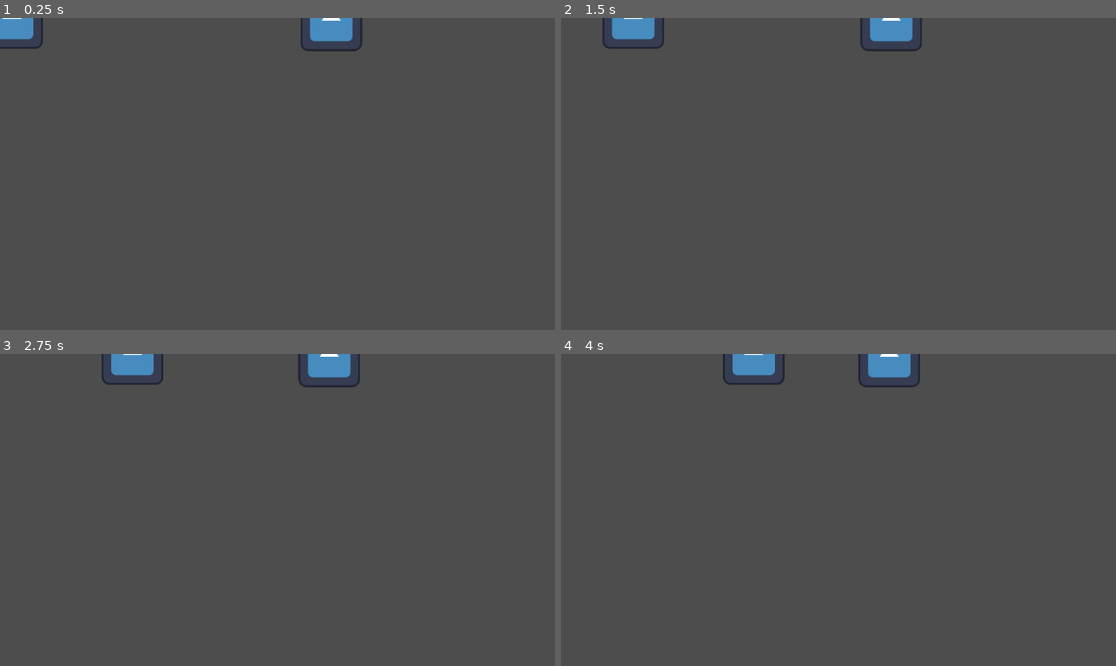
Above: before the commit, frames 1-4 (two rows, left to right).
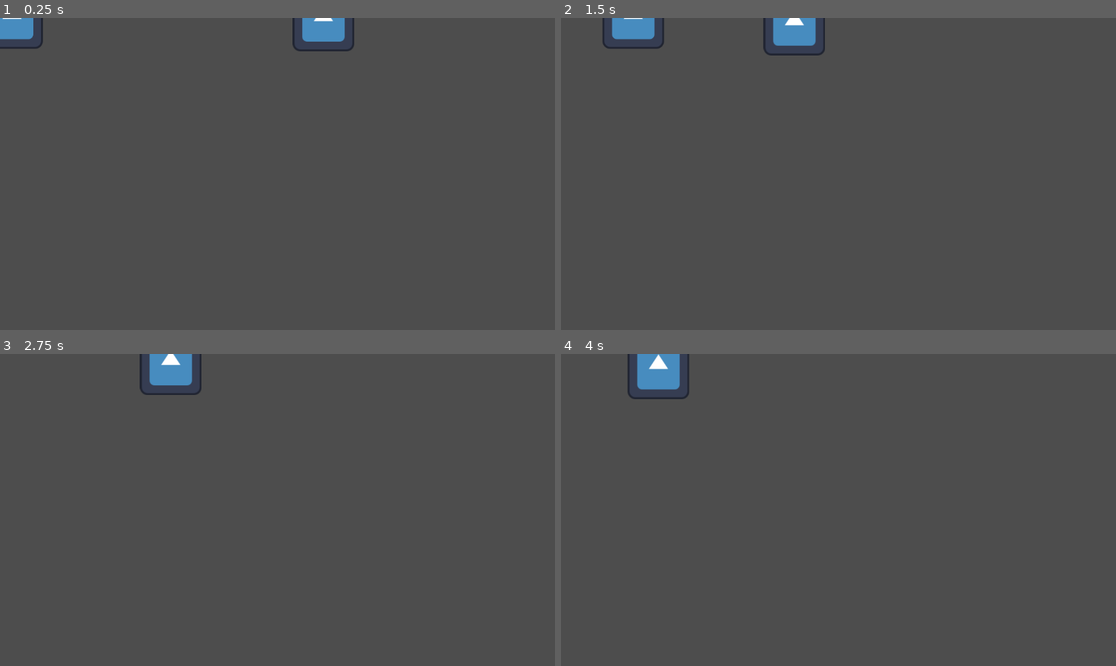
Above: after the commit, the same moments.

Repository: billystein25/GlobalGameJam2026
Game: Godot game, scene res://scenes/tests/enemy_hit_bullet_test.tscn
Same seed, same stepped clock (60 frames per second), same inputs: the game is played once before the commit and once after it. This scene is started directly instead of the project's main scene. The engine's default icon, where the game draws it, is replaced by a stand-in: a white triangle on a blue panel in a dark square.
Inputs:
- Up to frame 1 (0.25 s): no input
- Up to frame 2 (1.5 s): no input
- Up to frame 3 (2.75 s): no input
- Up to frame 4 (4 s): no input

The runs differ from the first frame. In frame 1, 0.5% of the frame differs, in the area x 52-66%, y 0-11%; in frame 2, 1.6%; in frame 3, 2.2%; in frame 4, 2.5%, in the area x 12-65%, y 0-15%.

Commit message:
final enemy

Diff:
--- a/scenes/bullet_area/bullet_area.gd
+++ b/scenes/bullet_area/bullet_area.gd
@@ -22,6 +22,7 @@
 func _on_hit_body(body: Node2D) -> void:
 	if body.has_method("got_hit"):
 		body.got_hit(_bullet_data, _direction)
+		queue_free()
 
 
 static func create_bullet(dir: Vector2, data: Bullet) -> BulletArea:
--- a/scenes/enemies/enemies_resource.gd
+++ b/scenes/enemies/enemies_resource.gd
@@ -6,8 +6,9 @@
 @export var health: float = 100.0
 @export var power: float = 100.0
 @export var rank: int = 1
+@export var max_speed: float = 150
 ## Only works when [member shot_type] is [constant ShotType.SHOTGUN].
-@export var speed: float = 100.0
+@export var acceleration: float = 100.0
 
 ## In degrees
 @export_group("Child Properties")
--- a/scenes/enemy.gd
+++ b/scenes/enemy.gd
@@ -4,7 +4,7 @@
 var isAlive = true
 
 #imports
-@onready var animsprite = $AnimatedSprite2D
+@onready var animsprite: AnimatedSprite2D = $AnimatedSprite2D
 @onready var player = get_tree().get_first_node_in_group("player")
 @onready var snd_die = $snd_die
 @onready var snd_hit = $snd_hit
@@ -17,10 +17,8 @@
 
 @onready var health = enemy_resource.health
 @onready var power = enemy_resource.power
-@onready var movementspeed = enemy_resource.speed
-@onready var currentspeed = 0
-
-
+@onready var movementspeed = enemy_resource.acceleration
+@onready var maxspeed = enemy_resource.max_speed
 
 func _physics_process(delta: float) -> void:
 
@@ -30,18 +28,20 @@
 
 		#knockback = knockback.move_toward(Vector2.ZERO, knockback_recovery)
 		var direction = global_position.direction_to(Vector2(100,100))
-		velocity = delta * direction * movementspeed
-		velocity += knockback
+		velocity += delta * direction * movementspeed * 5
+		velocity = velocity.limit_length(maxspeed)
 		animsprite.flip_h = direction.x > 0
 
 		move_and_slide()
 
-		knockback = Vector2.ZERO
 
 func anim():
 	if !isAlive:
 		snd_die.play()
 		animsprite.play("death")
+		await animsprite.animation_finished
+		queue_free()
+
 	elif velocity.x**2 + velocity.y**2 >10: #Running Animation
 		animsprite.play("walk")
 	else:
@@ -52,4 +52,4 @@
 func got_hit(currentBullet: Bullet, bullet_direction):
 	health -= currentBullet.damage
 	snd_hit.play()
-	knockback = bullet_direction * 10000
+	velocity = bullet_direction * 500
